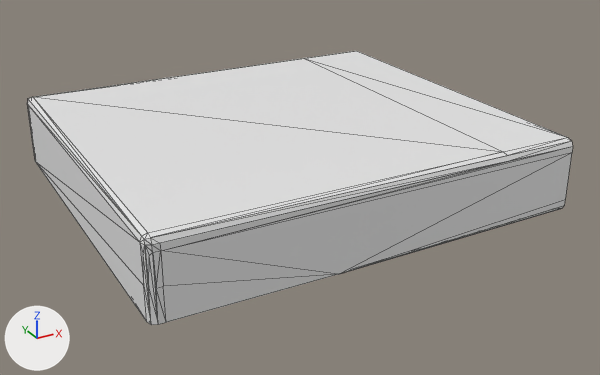
A saved change to the OBJ model urdf/meshes/arch_hole_1/arch_hole_convex_coll_001.obj.
Before and after are seen from a camera (50 mm lens) standing at (-0.0611, -0.1185, 0.0762) and looking at (-0.0113, -0.0281, 0.031). Every picture has the same lights, and +X, +Y and +Z are marked at lower left. The older version comes first. Mesh edges are drawn as thin lines. Where no turn or scale is listed for an object, it has been applied to the vertices.

Before the edit, the objects in view are built like this:
```python
me_arch_hole_convex_coll_001 = bpy.data.meshes.new('arch_hole_convex_coll_001')
me_arch_hole_convex_coll_001.from_pydata(...)  # 76 vertices, 148 faces; spans x -0.0404..0.0148, y -0.0504..0.0004, z 0.0307..0.0404
ob_arch_hole_convex_coll_001 = bpy.data.objects.new('arch_hole_convex_coll_001', me_arch_hole_convex_coll_001)
ob_arch_hole_convex_coll_001.location = (0.0, 0.0, 0.0)
```
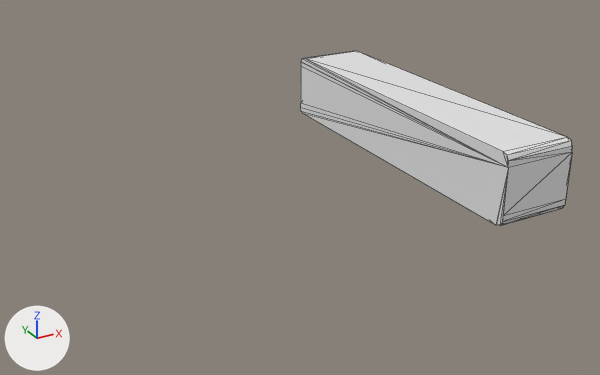
Location of each change, [x1, y1, x2, y2] in pixels of the pictures (600 x 375 px):
```json
{"object": "arch_hole_convex_coll_001", "change": "reshaped", "before": [27, 51, 573, 325], "after": [301, 51, 573, 226], "on screen": "50% narrower, 36% shorter"}
{"part": 1, "of": "me_arch_hole_convex_coll_001", "change": "cut back", "before": [27, 58, 573, 325], "after": [301, 58, 573, 226]}
```

Edits to the scene script, one JSON object a line:
```json
{"block": "me_arch_hole_convex_coll_001", "where": "# used by ob_arch_hole_convex_coll_001; location = (0.0, 0.0, 0.0)"}
{"op": "remove", "block": "me_arch_hole_convex_coll_001", "code": "me_arch_hole_convex_coll_001.from_pydata(...)  # 76 vertices, 148 faces; spans x -0.0404..0.0148, y -0.0504..0.0004, z 0.0307..0.0404"}
{"op": "add", "block": "me_arch_hole_convex_coll_001", "code": "me_arch_hole_convex_coll_001.from_pydata(...)  # 42 vertices, 80 faces; spans x 0.0045..0.0148, y -0.0504..0.0004, z 0.0308..0.0404"}
{"block": "me_arch_hole_convex_coll_001", "change": "me_arch_hole_convex_coll_001 part 1"}
{"block": "me_arch_hole_convex_coll_001", "change": "51 vertices are removed from x -0.0404..-0.0153, y -0.0504..0.0004, z 0.0307..0.0404"}
{"block": "me_arch_hole_convex_coll_001", "change": "140 faces are deleted"}
{"block": "me_arch_hole_convex_coll_001", "change": "2 vertices are added at (0.0045, -0.0504, 0.0317), (0.0045, 0.0, 0.031)"}
{"block": "me_arch_hole_convex_coll_001", "change": "15 new vertices lie (-0.0103, 0.0, 0.0) away from vertices in x 0.0148, y -0.0504..0.0004, z 0.0308..0.0402"}
{"block": "me_arch_hole_convex_coll_001", "change": "72 new faces join them"}
```
